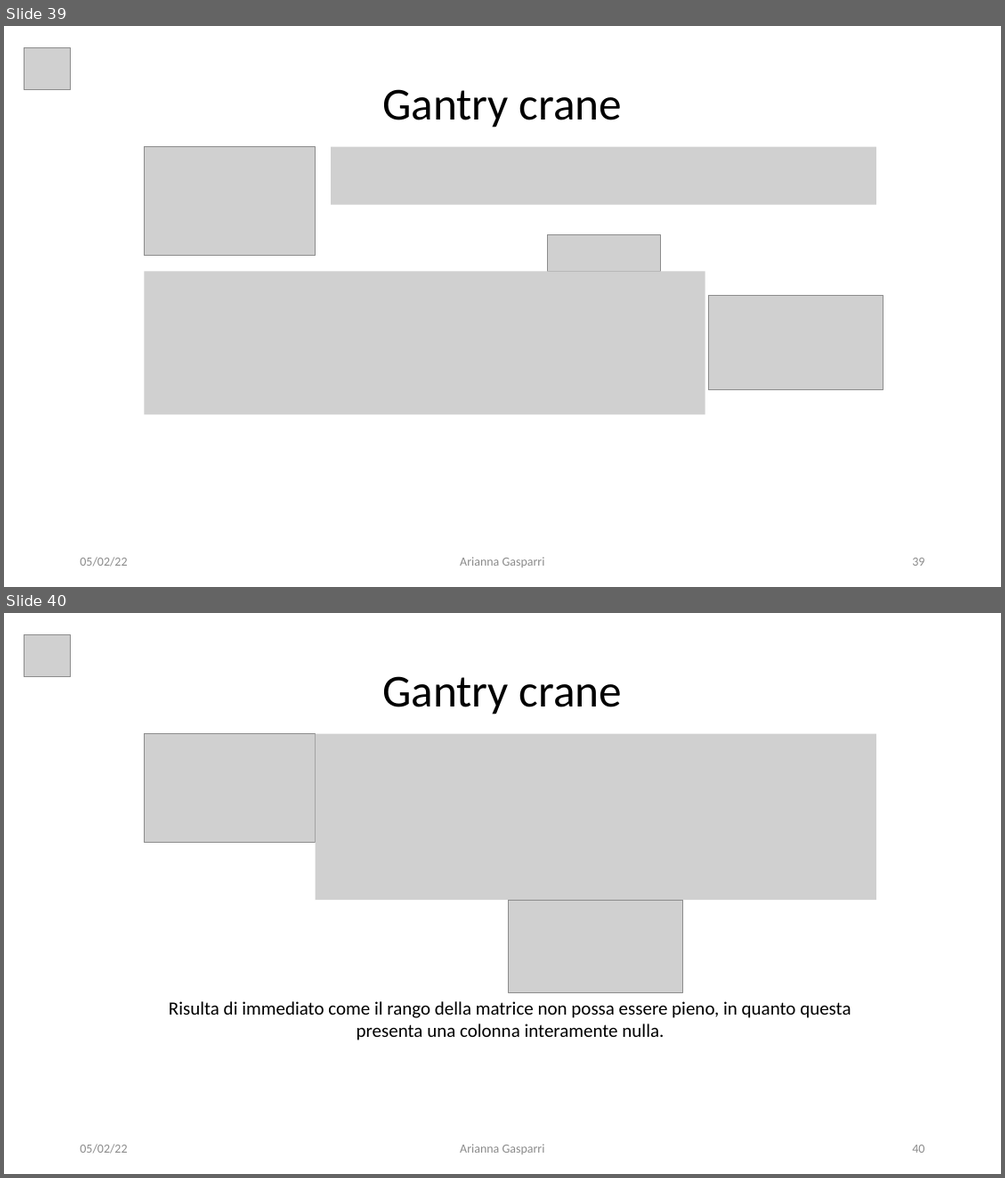
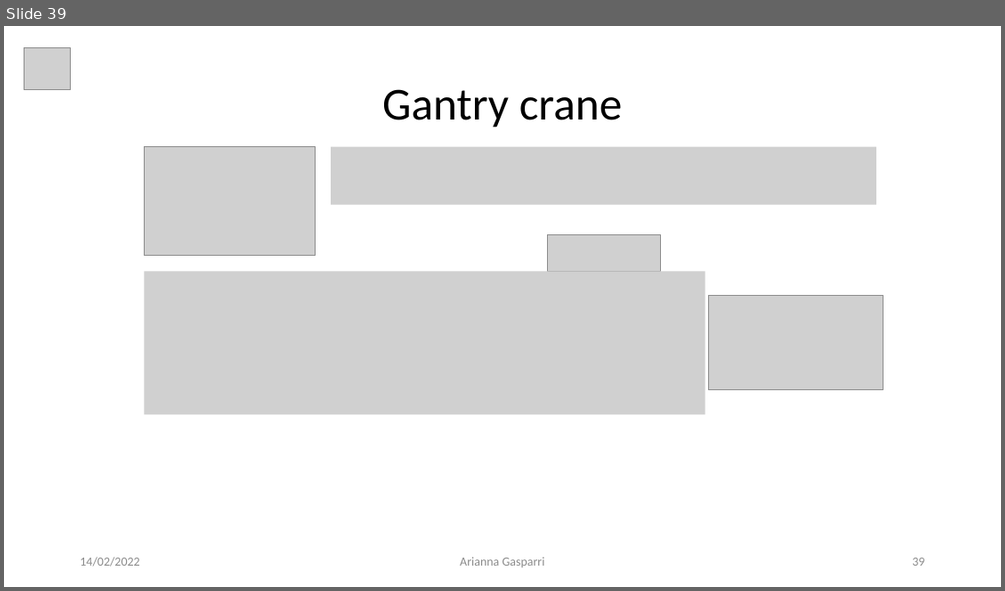
Before and after one commit to giga487/BicchiGas, a slide deck: Relazione/Presentazione.pptx. Shown one above the other, each under a label of ours: slides 39 and 40 before the commit, slide 39 after it. The pictures are 1005x1178 and 1005x591 pixels, drawn with LibreOffice and Linux fonts; fonts in the diff are those of the drawing; grey boxes stand for pictures. Boxes give left, top, right and bottom in pixels: in the first picture for what was removed or moved away, otherwise in the second. Text is boxed around its words. In the diff, an @@ line names an element or a change of style, - is before the commit and + after.

```diff
--- a/Relazione/Presentazione.pptx
+++ b/Relazione/Presentazione.pptx
@@ slide 40 removed at [4,613,1001,1174], background #FFFFFF @@
@@ picture removed at [24,634,70,677] @@
@@ text removed at [382,676,623,714] @@
-Gantry crane
@@ picture removed at [144,733,316,843] @@
@@ picture removed at [316,733,876,900] @@
@@ picture removed at [509,900,683,993] @@
@@ text removed at [169,1001,850,1040] @@
-Risulta di immediato come il rango della matrice non possa essere pieno, in quanto questa presenta una colonna interamente nulla.
@@ text removed at [80,1143,127,1153] @@
-05/02/22
@@ text removed at [460,1143,545,1154] @@
-Arianna Gasparri
@@ page number removed at [912,1144,924,1152] @@
-40
@@ slide 39 changed as well @@
@@ text at [80,556,139,566]: text changed @@
-05/02/22
+14/02/2022
```
Also in this commit, not shown: 39 other slides changed, 1 other file.
